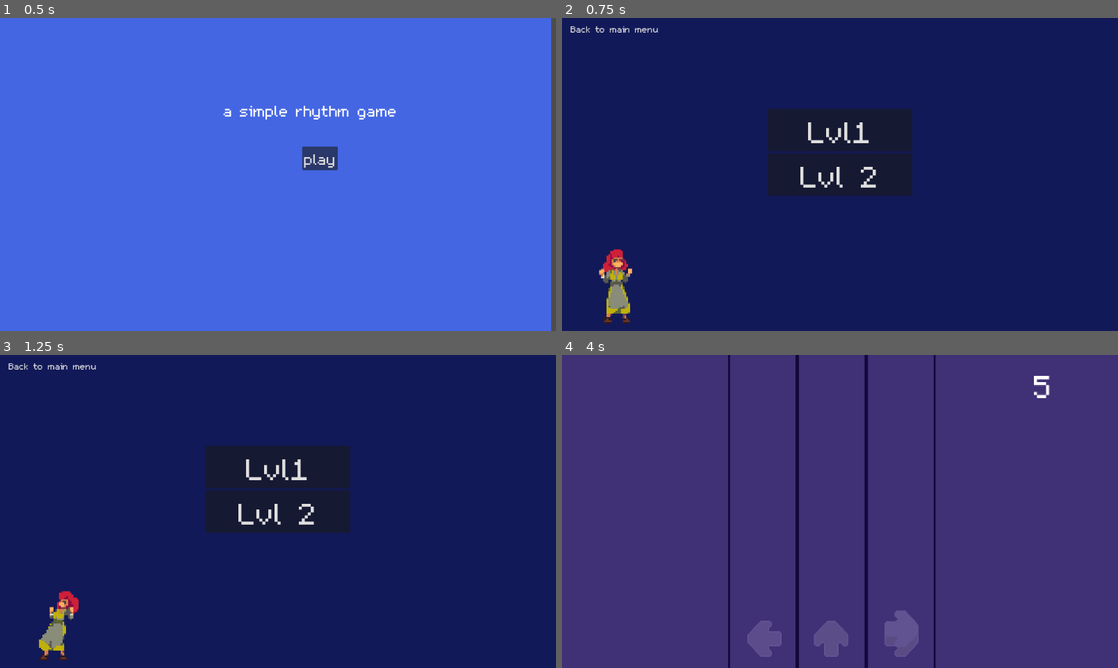
Above: before the commit, frames 1-4 (two rows, left to right).
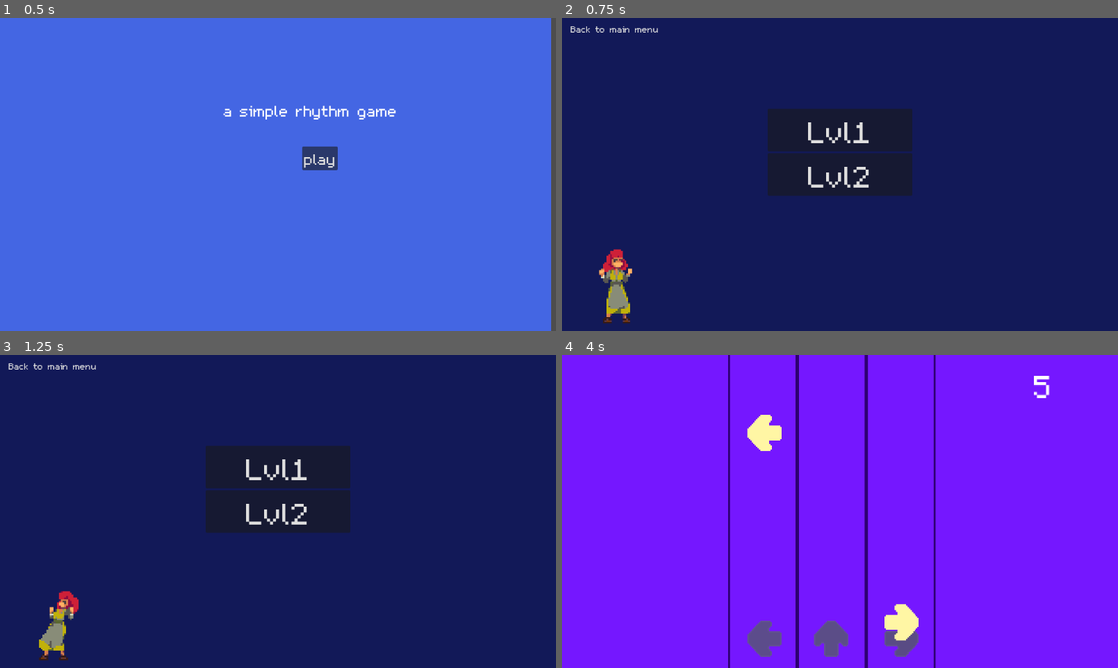
Above: after the commit, the same moments.

Repository: chengrace/rhythm-game
Game: Godot game, scene res://Scene/main_menu.tscn
Two runs of this game, one before a commit and one after it. Both use one fixed random seed, a clock stepped at 60 frames per second and the inputs below. Sound files missing from this copy of the repository are replaced by a short silence.
Inputs:
- Up to frame 1 (0.5 s): no input
- Up to frame 2 (0.75 s): click "play" at 0.5 s
- Up to frame 3 (1.25 s): no input
- Up to frame 4 (4 s): click "Lvl1" at 1.25 s; tap Enter at 2 s

Frame 1 is identical in both runs. In frame 2, 0.4% of the frame differs, in the area x 42-57%, y 47-55%; in frame 3, 0.4%; in frame 4, 99%, in the area x 0-100%, y 0-100%.

Commit message:
added miss, made colors brighter, fixed animations in lvl 2

Diff:
--- a/Scene/level_one.tscn
+++ b/Scene/level_one.tscn
@@ -99,8 +99,13 @@
 position = Vector2(-219, -190)
 scale = Vector2(1.972, 2.101)
 script = ExtResource("1_h88a5")
-arrow_color_pressed = Color(1, 0.941176, 0.666667, 1)
-note_color = Color(0.380392, 0.321569, 0.572549, 1)
+arrow_color = Color(0.180392, 0, 0.443137, 1)
+arrow_color_pressed = Color(1, 0.964706, 0.643137, 1)
+note_color = Color(1, 0.964706, 0.643137, 1)
+perfect_color = Color(0.807843, 0.67451, 1, 1)
+good_color = Color(0.694118, 0.490196, 1, 1)
+ok_color = Color(0.231373, 0, 0.576471, 1)
+miss_color = Color(0.180392, 0, 0.443137, 1)
 
 [node name="ColorRect" type="ColorRect" parent="."]
 offset_left = 84.0
@@ -108,7 +113,7 @@
 offset_right = 127.0
 offset_bottom = 118.0
 scale = Vector2(14.4881, 7.63583)
-color = Color(0.25098, 0.188235, 0.458824, 1)
+color = Color(0.458824, 0.0901961, 1, 1)
 
 [node name="ArrowLeft" parent="." instance=ExtResource("2_cd6b1")]
 modulate = Color(0.14902, 0.0901961, 0.345098, 1)
@@ -137,7 +142,7 @@
 input = "right"
 
 [node name="Road" type="Sprite2D" parent="."]
-modulate = Color(0.0784314, 0.027451, 0.231373, 1)
+modulate = Color(0.180392, 0, 0.443137, 1)
 position = Vector2(394.435, 241.312)
 scale = Vector2(1.81503, 1.75892)
 texture = ExtResource("7_krgi3")
@@ -148,7 +153,7 @@
 offset_right = 155.0
 offset_bottom = 117.24
 theme = ExtResource("8_fal3k")
-theme_override_colors/font_color = Color(0.533333, 0.486275, 0.686275, 1)
+theme_override_colors/font_color = Color(0.807843, 0.67451, 1, 1)
 theme_override_fonts/font = ExtResource("9_u7wa6")
 theme_override_font_sizes/font_size = 40
 
@@ -158,7 +163,7 @@
 offset_right = 155.593
 offset_bottom = 145.322
 theme = ExtResource("8_fal3k")
-theme_override_colors/font_color = Color(1, 0.945098, 0.666667, 1)
+theme_override_colors/font_color = Color(1, 0.941176, 0.439216, 1)
 theme_override_fonts/font = ExtResource("9_u7wa6")
 theme_override_font_sizes/font_size = 30
 
--- a/Scene/level_two.tscn
+++ b/Scene/level_two.tscn
@@ -301,6 +301,9 @@
 scale = Vector2(1.972, 2.101)
 script = ExtResource("1_0ihp3")
 bpm = 250
+arrow_color = Color(0.964706, 0, 0.545098, 1)
+arrow_color_pressed = Color(0.984314, 1, 0.952941, 1)
+note_color = Color(0.980392, 0.592157, 0.811765, 1)
 
 [node name="ColorRect" type="ColorRect" parent="."]
 offset_left = 91.2779
@@ -308,10 +311,9 @@
 offset_right = 134.278
 offset_bottom = 120.202
 scale = Vector2(14.4881, 7.63583)
-color = Color(0.662745, 0.333333, 0.521569, 1)
+color = Color(0.972549, 0.333333, 0.694118, 1)
 
 [node name="ArrowLeft" parent="." instance=ExtResource("2_cd6b1")]
-modulate = Color(0.533333, 0.180392, 0.380392, 1)
 position = Vector2(324, 370)
 scale = Vector2(1.5, 1.5)
 sprite_frames = SubResource("SpriteFrames_d3ads")
@@ -320,7 +322,7 @@
 input = "left"
 
 [node name="ArrowUp" parent="." instance=ExtResource("2_cd6b1")]
-modulate = Color(0.533333, 0.180392, 0.380392, 1)
+modulate = Color(0.964706, 0, 0.545098, 1)
 position = Vector2(394, 370)
 scale = Vector2(1.5, 1.5)
 frame = 0
@@ -328,7 +330,7 @@
 input = "up"
 
 [node name="ArrowRight" parent="." instance=ExtResource("2_cd6b1")]
-modulate = Color(0.533333, 0.180392, 0.380392, 1)
+modulate = Color(0.964706, 0, 0.545098, 1)
 position = Vector2(468, 369.822)
 scale = Vector2(1.5, 1.5)
 sprite_frames = SubResource("SpriteFrames_7v8ss")
@@ -337,7 +339,7 @@
 input = "right"
 
 [node name="Road" type="Sprite2D" parent="."]
-modulate = Color(0.533333, 0.180392, 0.380392, 1)
+modulate = Color(0.972549, 0.0941176, 0.592157, 1)
 position = Vector2(394.435, 241.312)
 scale = Vector2(1.81503, 1.75892)
 texture = ExtResource("7_krgi3")
@@ -348,7 +350,7 @@
 offset_right = 155.0
 offset_bottom = 117.24
 theme = ExtResource("8_fal3k")
-theme_override_colors/font_color = Color(0.878431, 0.705882, 0.803922, 1)
+theme_override_colors/font_color = Color(1, 0.952941, 0.976471, 1)
 theme_override_fonts/font = ExtResource("9_u7wa6")
 theme_override_font_sizes/font_size = 40
 
@@ -358,7 +360,7 @@
 offset_right = 155.593
 offset_bottom = 145.322
 theme = ExtResource("8_fal3k")
-theme_override_colors/font_color = Color(0.811765, 0.917647, 0.603922, 1)
+theme_override_colors/font_color = Color(0.862745, 0.992157, 0.6, 1)
 theme_override_fonts/font = ExtResource("9_u7wa6")
 theme_override_font_sizes/font_size = 30
 
@@ -435,27 +437,27 @@
 }
 
 [node name="hyein" type="Sprite2D" parent="AnimationPlayer"]
-position = Vector2(-451, -48)
+position = Vector2(1335, 764)
 scale = Vector2(0.25, 0.25)
 texture = ExtResource("15_m73o4")
 
 [node name="minji" type="Sprite2D" parent="AnimationPlayer"]
-position = Vector2(177, 1004)
+position = Vector2(340, -191)
 scale = Vector2(0.25, 0.267)
 texture = ExtResource("16_1u5vj")
 
 [node name="haerin" type="Sprite2D" parent="AnimationPlayer"]
-position = Vector2(2707, -552)
+position = Vector2(-58, 958)
 scale = Vector2(0.25, 0.25)
 texture = ExtResource("17_3f45j")
 
 [node name="hanni" type="Sprite2D" parent="AnimationPlayer"]
-position = Vector2(-493, 478)
+position = Vector2(1806, -303)
 scale = Vector2(0.5, 0.5)
 texture = ExtResource("18_atjhj")
 
 [node name="danielle" type="Sprite2D" parent="AnimationPlayer"]
-position = Vector2(1062, 999)
+position = Vector2(-182, -131)
 scale = Vector2(0.25, 0.25)
 texture = ExtResource("19_g1ct4")
 
--- a/Scene/levels_menu.tscn
+++ b/Scene/levels_menu.tscn
@@ -283,7 +283,7 @@
 layout_mode = 2
 theme = ExtResource("7_r26k4")
 theme_override_font_sizes/font_size = 100
-text = "Lvl 2"
+text = "Lvl2"
 
 [node name="MarginContainer3" type="MarginContainer" parent="CanvasLayer/GridContainer"]
 visible = false
--- a/Scene/rhythm_game.tscn
+++ b/Scene/rhythm_game.tscn
@@ -100,6 +100,10 @@
 scale = Vector2(1.97244, 2.10101)
 script = ExtResource("1_ql54a")
 bpm = 252
+perfect_color = Color(0.807843, 0.67451, 1, 1)
+good_color = Color(0.694118, 0.490196, 1, 1)
+ok_color = Color(0.231373, 0, 0.576471, 1)
+miss_color = Color(0.180392, 0, 0.443137, 1)
 
 [node name="ColorRect" type="ColorRect" parent="."]
 offset_left = 84.0
--- a/Script/arrow_button.gd
+++ b/Script/arrow_button.gd
@@ -70,6 +70,5 @@
 		okay = false
 		current_note = null
 
-
 func _on_push_timer_timeout():
 	modulate = original_color
--- a/Script/conductor.gd
+++ b/Script/conductor.gd
@@ -66,6 +66,6 @@
 		$StartTimer.wait_time = $StartTimer.wait_time - (AudioServer.get_time_to_next_mix() + AudioServer.get_output_latency())
 		$StartTimer.start()
 	else:
-		play()
+		play(0)
 		$StartTimer.stop()
 	_report_beat()
--- a/Script/level_one.gd
+++ b/Script/level_one.gd
@@ -10,6 +10,11 @@
 @export var arrow_color: Color = "13073b"
 @export var arrow_color_pressed: Color = "fff1aa"
 @export var note_color: Color = "887CAF"
+@export var perfect_color: Color = "13073b"
+@export var good_color: Color = "fff1aa"
+@export var ok_color: Color = "887CAF"
+@export var miss_color: Color = "887CAF"
+
 var score = 0
 var combo = 0
 
@@ -40,8 +45,8 @@
 	custom_randomize()
 	#print(current_seed)
 	$Success.visible = false
-	#$Conductor.play_with_beat_offset(7)
-	$Conductor.play_from_beat(228*2,7)
+	$Conductor.play_with_beat_offset(7)
+	#$Conductor.play_from_beat(228*2,7)
 	$Conductor.measure.connect(_on_Conductor_measure)
 	$Conductor.beat.connect(_on_Conductor_beat)
 	set_colors()
@@ -207,7 +212,7 @@
 		lane = randi() % 3
 		instance = note.instantiate()
 		instance.initialize(lane)
-		instance.change_color(note_color, "D4C26A", "D4C26A", "D4C26A")
+		instance.change_color(note_color, perfect_color, good_color, ok_color, miss_color)
 		add_child(instance)
 	#if spawning 2 notes
 	if to_spawn > 1:
@@ -215,7 +220,7 @@
 			rand = randi() % 3
 		lane = rand
 		instance = note.instantiate()
-		instance.change_color(note_color, "D4C26A", "D4C26A", "D4C26A")
+		instance.change_color(note_color, perfect_color, good_color, ok_color, miss_color)
 		instance.initialize(lane)
 		add_child(instance)
 
--- a/Script/level_two.gd
+++ b/Script/level_two.gd
@@ -8,6 +8,11 @@
 @export var arrow_color: Color = "882e61"
 @export var arrow_color_pressed: Color = "e5f5c4"
 @export var note_color: Color = "c985ab"
+@export var perfect_color: Color = "13073b"
+@export var good_color: Color = "fff1aa"
+@export var ok_color: Color = "887CAF"
+@export var miss_color: Color = "887CAF"
+
 var score = 0
 var combo = 0
 
@@ -37,10 +42,11 @@
 	randomize()
 	$Success.visible = false
 	$Conductor.play_with_beat_offset(7)
-	#$Conductor.play_from_beat(1060,5)
+	#$Conductor.play_from_beat(96,5)
 	$Conductor.measure.connect(_on_Conductor_measure)
 	$Conductor.beat.connect(_on_Conductor_beat)
 	set_colors()
+	$AnimationPlayer.play("reset")
 	#print("starting")
 
 func set_colors():
@@ -68,111 +74,111 @@
 func _on_Conductor_beat(position):
 	$Beat.text = str(position/2)
 	song_position_in_beats = position
-	if song_position_in_beats > 22*2:
-		spawn_1_beat = 1
-		spawn_2_beat = 0
-		spawn_3_beat = 0
-		spawn_4_beat = 1
-	elif song_position_in_beats > 50*2:
-		spawn_1_beat = 1
-		spawn_2_beat = 1
-		spawn_3_beat = 0
-		spawn_4_beat = 0
-	elif song_position_in_beats > 80*2:
+	if song_position_in_beats < 22*2:
+		spawn_1_beat = 1
+		spawn_2_beat = 0
+		spawn_3_beat = 0
+		spawn_4_beat = 0
+	elif song_position_in_beats < 50*2:
+		spawn_1_beat = 1
+		spawn_2_beat = 0
+		spawn_3_beat = 0
+		spawn_4_beat = 1
+	elif song_position_in_beats < 80*2:
+		spawn_1_beat = 1
+		spawn_2_beat = 1
+		spawn_3_beat = 0
+		spawn_4_beat = 0
+	elif song_position_in_beats < 96*2:
 		spawn_1_beat = 2
 		spawn_2_beat = 0
 		spawn_3_beat = 0
 		spawn_4_beat = 1
-	elif song_position_in_beats > 96*2:
+	elif song_position_in_beats < 112*2:
 		$AnimationPlayer.play("fly")
 		spawn_1_beat = 2
-		spawn_2_beat = 2
-		spawn_3_beat = 1
-		spawn_4_beat = 2
-	elif song_position_in_beats > 112*2:
+		spawn_2_beat = 1
+		spawn_3_beat = 1
+		spawn_4_beat = 2
+	elif song_position_in_beats < 120*2:
+		spawn_1_beat = 0
+		spawn_2_beat = 1
+		spawn_3_beat = 0
+		spawn_4_beat = 1
+	elif song_position_in_beats < 130*2:
+		spawn_1_beat = 1
+		spawn_2_beat = 0
+		spawn_3_beat = 1
+		spawn_4_beat = 0
+	elif song_position_in_beats < 170*2:
+		spawn_1_beat = 2
+		spawn_2_beat = 2
+		spawn_3_beat = 1
+		spawn_4_beat = 0
+	elif song_position_in_beats < 180*2:
+		$AnimationPlayer.play("reset")
+		spawn_1_beat = 1
+		spawn_2_beat = 1
+		spawn_3_beat = 0
+		spawn_4_beat = 1
+	elif song_position_in_beats < 195*2:
+		spawn_1_beat = 1
+		spawn_2_beat = 0
+		spawn_3_beat = 2
+		spawn_4_beat = 0
+	elif song_position_in_beats < 228*2:
+		spawn_1_beat = 1
+		spawn_2_beat = 0
+		spawn_3_beat = 2
+		spawn_4_beat = 1
+	elif song_position_in_beats < 252*2:
+		spawn_1_beat = 1
+		spawn_2_beat = 0
+		spawn_3_beat = 1
+		spawn_4_beat = 2
+	elif song_position_in_beats < 270*2:
 		spawn_1_beat = 3
 		spawn_2_beat = 2
-		spawn_3_beat = 1
-		spawn_4_beat = 1
-	elif song_position_in_beats > 120*2:
-		spawn_1_beat = 1
-		spawn_2_beat = 0
-		spawn_3_beat = 1
-		spawn_4_beat = 0
-	elif song_position_in_beats > 130*2:
-		spawn_1_beat = 2
-		spawn_2_beat = 2
-		spawn_3_beat = 1
-		spawn_4_beat = 0
-	elif song_position_in_beats > 170*2:
-		$AnimationPlayer.play("reset")
-		spawn_1_beat = 1
-		spawn_2_beat = 1
-		spawn_3_beat = 0
-		spawn_4_beat = 1
-	elif song_position_in_beats > 180*2:
-		spawn_1_beat = 1
-		spawn_2_beat = 0
-		spawn_3_beat = 2
-		spawn_4_beat = 0
-	elif song_position_in_beats > 195*2:
-		spawn_1_beat = 1
-		spawn_2_beat = 0
-		spawn_3_beat = 2
-		spawn_4_beat = 1
-	elif song_position_in_beats > 228*2:
-		spawn_1_beat = 1
-		spawn_2_beat = 0
-		spawn_3_beat = 1
-		spawn_4_beat = 2
-	elif song_position_in_beats > 252*2:
-		spawn_1_beat = 3
-		spawn_2_beat = 2
 		spawn_3_beat = 3
 		spawn_4_beat = 2
-	elif song_position_in_beats > 270*2:
-		spawn_1_beat = 1
-		spawn_2_beat = 1
-		spawn_3_beat = 1
-		spawn_4_beat = 2
-	elif song_position_in_beats > 300*2:
+	elif song_position_in_beats < 300*2:
+		spawn_1_beat = 1
+		spawn_2_beat = 1
+		spawn_3_beat = 1
+		spawn_4_beat = 2
+	elif song_position_in_beats < 336*2:
 		spawn_1_beat = 1
 		spawn_2_beat = 3
 		spawn_3_beat = 2
 		spawn_4_beat = 3
-	elif song_position_in_beats > 336*2:
+	elif song_position_in_beats < 396*2:
 		$animationPlayer.play("group_circle")
 		spawn_1_beat = 1
 		spawn_2_beat = 0
 		spawn_3_beat = 1
 		spawn_4_beat = 0
-	if song_position_in_beats > 396*2:
-		spawn_1_beat = 1
-		spawn_2_beat = 1
-		spawn_3_beat = 1
-		spawn_4_beat = 1
 	elif song_position_in_beats > 420*2:
+		spawn_1_beat = 1
+		spawn_2_beat = 1
+		spawn_3_beat = 1
+		spawn_4_beat = 1
+	elif song_position_in_beats < 483*2:
 		$animationPlayer.play("fly")
 		spawn_1_beat = 3
 		spawn_2_beat = 2
 		spawn_3_beat = 2
 		spawn_4_beat = 3
-	elif song_position_in_beats > 483*2:
+	elif song_position_in_beats < 527*2:
 		spawn_1_beat = 1
 		spawn_2_beat = 2
 		spawn_3_beat = 3
 		spawn_4_beat = 2
-	elif song_position_in_beats > 527*2:
+	elif song_position_in_beats < 530*2:
 		spawn_1_beat = 0
 		spawn_2_beat = 2
 		spawn_3_beat = 1
 		spawn_4_beat = 1
-	elif song_position_in_beats > 530*2:
-		spawn_1_beat = 0
-		spawn_2_beat = 0
-		spawn_3_beat = 0
-		spawn_4_beat = 0
-	elif song_position_in_beats > 538*2:
+	elif song_position_in_beats < 538*2:
 		#Global.set_score(score)
 		#Global.combo = max_combo
 		#Global.great = great
@@ -188,7 +194,7 @@
 	if to_spawn > 0:
 		lane = randi() % 3
 		instance = note.instantiate()
-		instance.change_color(note_color, "CFEA9A", "CFEA9A", "CFEA9A")
+		instance.change_color(note_color, perfect_color, good_color, ok_color, miss_color)
 		instance.initialize(lane)
 		add_child(instance)
 	#if spawning 2 notes
@@ -197,7 +203,7 @@
 			rand = randi() % 3
 		lane = rand
 		instance = note.instantiate()
-		instance.change_color(note_color, "7B9E36", "CFEA9A", "CFEA9A")
+		instance.change_color(note_color, perfect_color, good_color, ok_color, miss_color)
 		instance.initialize(lane)
 		add_child(instance)
 
--- a/Script/note.gd
+++ b/Script/note.gd
@@ -22,11 +22,8 @@
 	if !hit:
 		position.y += speed * delta
 		if position.y > MAX_Y: #note reaches bottom of screen
-			#$DeathTimer.start()
-			#$Node2D.position = Vector2(0, -20)
-			#$Node2D/Label.text = "MISS"
-			#$Node2D/Label.modulate = miss_color
-			queue_free()
+			destroy(-1)
+			#queue_free()
 			get_parent().reset_combo() #means player missed
 	else:
 		$Node2D.position.y -= speed * delta
@@ -62,6 +59,10 @@
 	elif score == 1:
 		$Node2D/Label.text = "OK"
 		$Node2D/Label.modulate = ok_color
+	elif score < 0:
+		#$Node2D.position += Vector2(0, -5)
+		$Node2D/Label.text = "MISS"
+		$Node2D/Label.modulate = miss_color
 
 func _on_death_timer_timeout():
 	queue_free()
